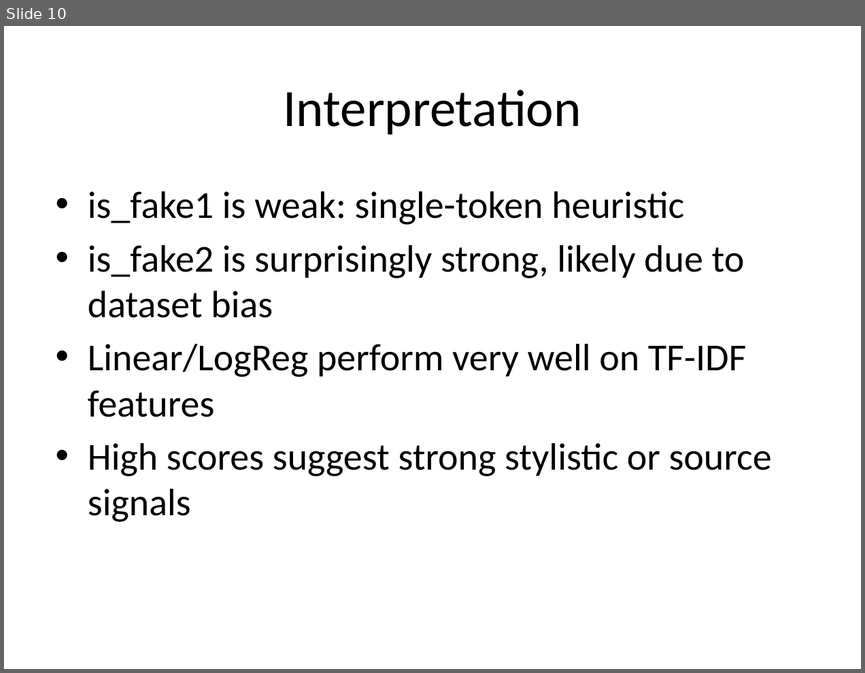
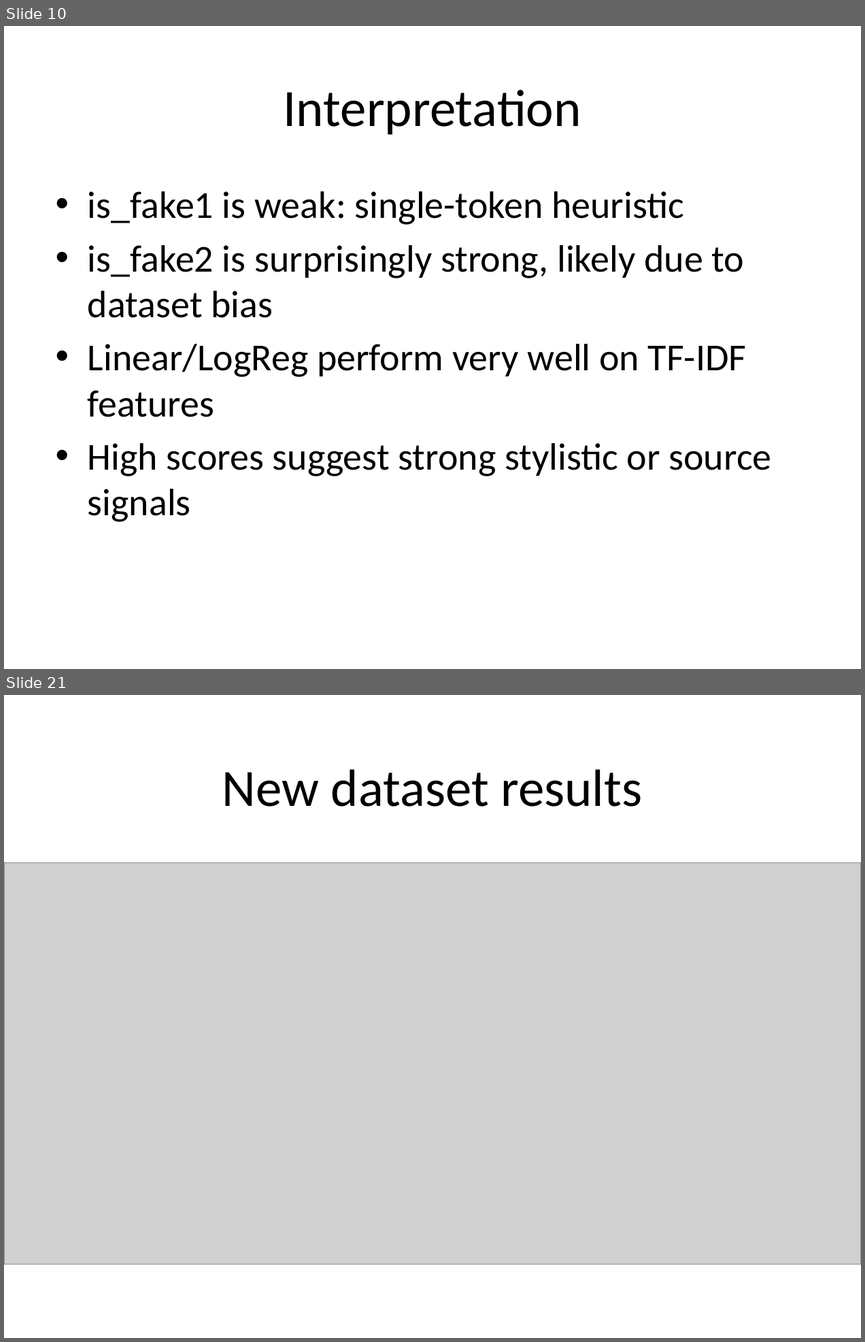
Before and after one commit to SebasN12/Fake-news-classifier, a slide deck: fake-news-classifier.pptx. Shown one above the other, each under a label of ours: slide 10 before the commit, slides 10 and 21 after it; the slides between them are not shown. The pictures are 865x673 and 865x1342 pixels, drawn with LibreOffice and Linux fonts; fonts in the diff are those of the drawing; grey boxes stand for pictures. Boxes give left, top, right and bottom in pixels: in the first picture for what was removed or moved away, otherwise in the second. Text is boxed around its words. In the diff, an @@ line names an element or a change of style, - is before the commit and + after.

```diff
--- a/fake-news-classifier.pptx
+++ b/fake-news-classifier.pptx
@@ slide 21 added at bbox=[4, 695, 861, 1338], background #FFFFFF @@
@@ text added at bbox=[222, 769, 642, 807], 44 pt, text #000000 @@
+New dataset results
@@ picture added at bbox=[4, 863, 861, 1264] @@
```
Also in this commit, not shown: 8 other slides added.
